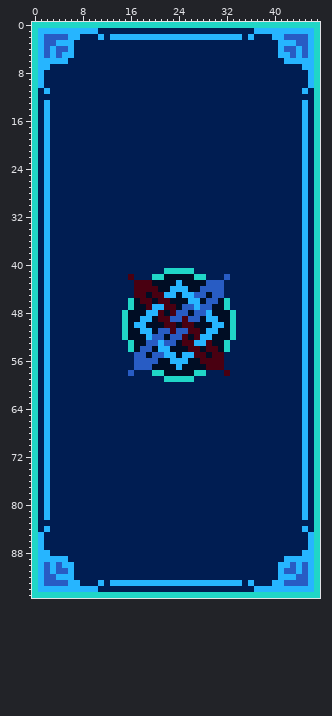
One commit to this pixel-art file: 2020/10-2020/card-back-i-guess.aseprite. Above is the file before it was changed.
48x96 pixels, 1 frame.
Once edited:
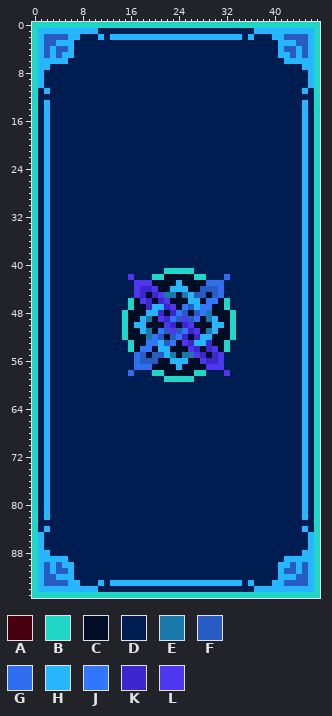
Palette (. is transparent): A #490011  B #20d6c7  C #000d24  D #001d52  E #1879aa  F #285cc4  G #2f6fef  H #26b5ff  J #3276ff  K #3e26ce  L #4f36ef
The author wrote: Mess with colors more, add some shading... I think both helped.
Diff:
--- layer "symbol"
@@ x 14..34 @@
 41 DDDDDDDDBBBBBDDDDDDDD
-42 DDADDDBBCCCCCBBDDDFDD
-43 DDDAAACCCCHCCCCFFFDDD
-44 DDDAAAACCHHHCCFFFFDDD
-45 DDDAACAAHHCHHFFCFFDDD
-46 DDBCAACAACCCHHCFFCBDD
-47 DDBCCAHHAACFFHFFCCBDD
-48 DBCCCHHACAFFCFFHCCCBD
-49 DBCCHHCAAFFAFFCHHCCBD
-50 DBCHHCCCAACAACCCHHCBD
-51 DBCCHHCFFAFFAACHHCCBD
-52 DBCCCHFFCFFACAHHCCCBD
-53 DDBCCFFHFFCAAHHACCBDD
-54 DDBCFFCHHCCCAACAACBDD
-55 DDDFFCFFHHCHHAACAADDD
-56 DDDFFFFCCHHHCCAAAADDD
-57 DDDFFFCCCCHCCCCAAADDD
-58 DDFDDDBBCCCCCBBDDDADD
+42 DDLDDDBBCCCCCBBDDDGDD
+43 DDDLLLCCCCHCCCCGGGDDD
+44 DDDLKKLCCHHHCCFFFGDDD
+45 DDDLKCKLEECEHFFCFGDDD
+46 DDBCLKCKLCCCHHCJJCBDD
+47 DDBCCKHHKLCJFHJJCCBDD
+48 DBCCCHHKCKJFCFJECCCBD
+49 DBCCHECLKJFLFJCEHCCBD
+50 DBCHHCCCLKCKLCCCHHCBD
+51 DBCCHECJFLFJKLCEHCCBD
+52 DBCCCEJFCFJKCKHHCCCBD
+53 DDBCCJJHFJCLKHHKCCBDD
+54 DDBCJJCHHCCCLKCKLCBDD
+55 DDDGFCFFHECEELKCKLDDD
+56 DDDGFFFCCHHHCCLKKLDDD
+57 DDDGGGCCCCHCCCCLLLDDD
+58 DDGDDDBBCCCCCBBDDDLDD
 59 DDDDDDDDBBBBBDDDDDDDD
